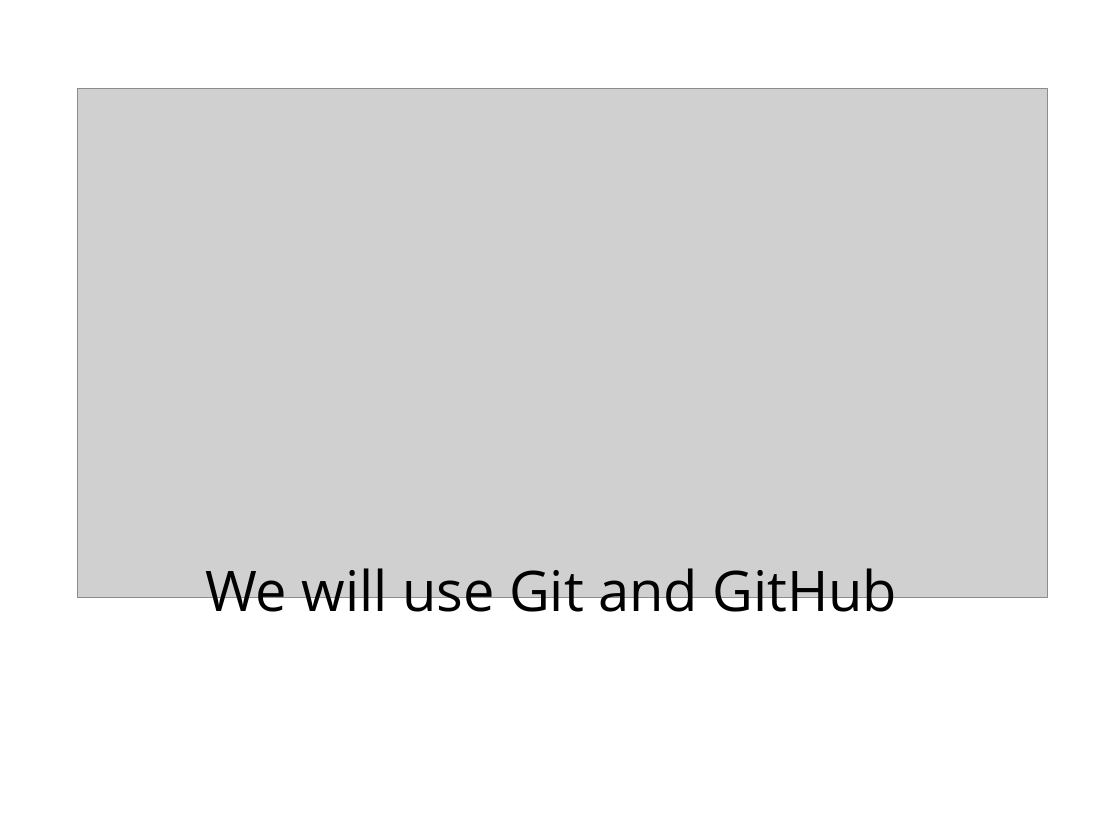
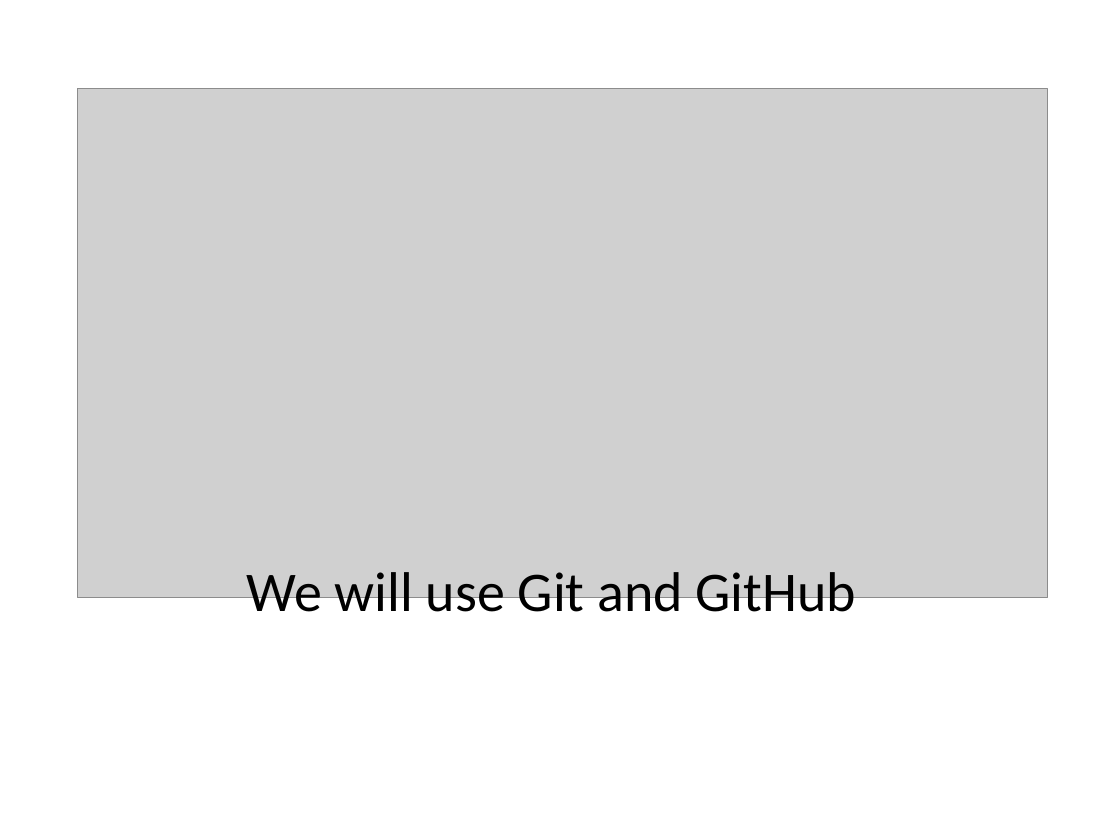
Before and after one commit to ncasuk/ncas-isc, a slide deck: slide 5 of shell/presentations/01_git1.pptx. Drawn at 1120x840 pixels with LibreOffice and Linux fonts; fonts in the diff are those of the drawing; grey boxes stand for pictures; background and template pictures are left out. Boxes give left, top, right and bottom in pixels: in the first picture for what was removed or moved away, otherwise in the second. Text is boxed around its words. In the diff, an @@ line names an element or a change of style, - is before the commit and + after.

Commit message:
Finished updating learning_python5 and changed shell presentations so that font matches python presentations

```diff
--- a/shell/presentations/01_git1.pptx
+++ b/shell/presentations/01_git1.pptx
@@ text "We will use Git and ..." at (247,572,855,624): font Open Sans to Calibri @@
```
Also in this commit, not shown: 4 other slides changed, 2 other files.
